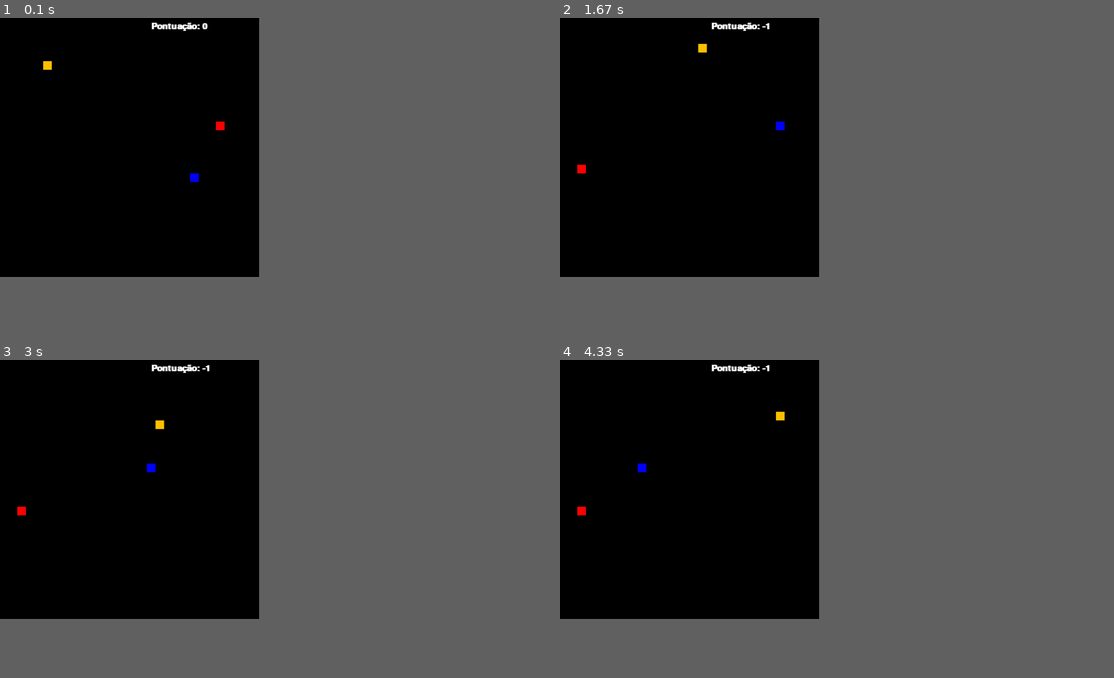
Above: before the commit, frames 1-4 (two rows, left to right).
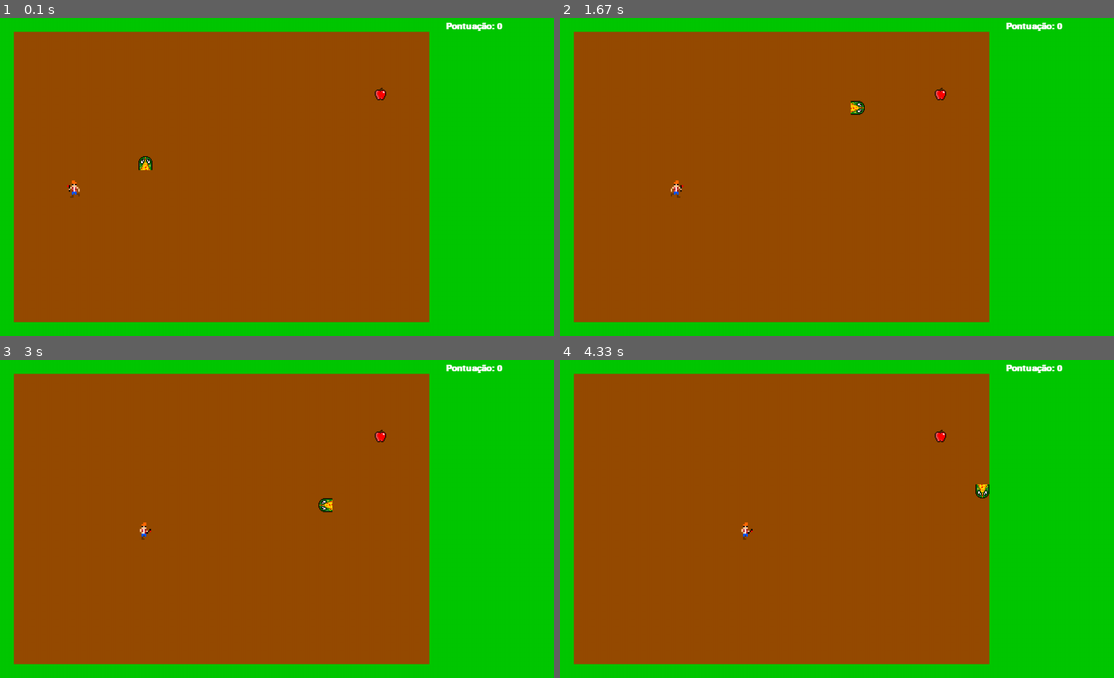
Above: after the commit, the same moments.

Repository: gustavorrocha/Jogo---Pygame
Game: pygame game, started from main.py
The game is run twice, just before and just after one commit, with the same random seed, the same clock (stepped at 60 frames per second) and the same inputs.
Inputs:
- Up to frame 1 (0.1 s): no input
- Up to frame 2 (1.67 s): hold D 0.33-0.8 s; hold W 0.83-1.13 s; hold D 1.17-1.63 s
- Up to frame 3 (3 s): hold S 2.23-2.53 s; hold A 2.57-2.97 s
- Up to frame 4 (4.33 s): hold W 3-3.37 s; hold D 3.4-4.03 s; hold S from 4.07 s (still down)
In our replay, the window is 421x421 before the commit and 900x517 after it. These sizes can differ from the game's own. Grey fills any space a smaller window leaves; there, only what the larger window draws over its background counts as a difference.

The runs differ from the first frame. In frame 1, 66% of the frame differs, in the area x 0-100%, y 0-100%; in frame 2, 66%; in frame 3, 66%; in frame 4, 66%.

Commit message:
Adicione sons e sprites

Diff:
--- a/main.py
+++ b/main.py
@@ -2,90 +2,130 @@
 from pygame.locals import *
 from random import randint
 
+unit_square = 32
+game_screen = (1*unit_square, 1280 - 10*unit_square, 1*unit_square, 736 - 2*unit_square)
+
+def import_image(image_path, dif_size = 0):
+    image_surface = pygame.image.load(image_path)
+    image_right_size = pygame.transform.scale(image_surface, (unit_square + dif_size, unit_square + dif_size))
+    return image_right_size
+
 
 class Snake:
     def __init__(self, screen):
-        self.__screen = screen # Configura a tela em que a cobra aparecerá
-        self.__largura = 20 # Define a largura da cobra
-        self.__altura = 20 # Define a altura da cobra
-        self.x = 100 # Define a coordenada x da cobra
-        self.y = 100 # Define a coordenada y da cobra
-        self.speed = 1/5 # Velocidade da cobra
+        self.screen = screen # Configura a tela em que a cobra aparecerá
+        self.x = 10*unit_square # Define a coordenada x da cobra
+        self.y = 10*unit_square # Define a coordenada y da cobra
+        self.speed = 1/15 # Velocidade da cobra
         self.body_size = 0 # Tamanho do corpo da cobra (excluindo a cabeça)
-        self.__old_coords = [] # Lista com as coordenadas das partes do corpo da cobra
-        self.__direction = "" # Armazena a direção da cobra
-        self.__direction_cache = "" # Caso a direção não possa ser mudada, armazena um cache até que seja possível
+        self.body = [] # Lista com as coordenadas das partes do corpo da cobra
+        self.direction = "" # Armazena a direção da cobra
+        self.direction_cache = "" # Caso a direção não possa ser mudada, armazena um cache até que seja possível
         self.count_frames = 0 # Cria o contador de frames
+        self.head_sprite = import_image("./imgs/snake/cabeca32.png")
+        self.body_sprite = import_image("./imgs/snake/corpo32.png")
+        self.corner_sprite = import_image("./imgs/snake/curva32.png")
+        self.tail_sprite = import_image("./imgs/snake/cauda32.png")
+        self.head = self.head_sprite
+        self.isdeph = False
         self.draw() # Desenha a cobra
-        self.isdeph = False # Define se a cobra está morta
+
+    def rotated_sprite(self, num_body):
+        # Caso a parte do corpo seja a última, utiliza o sprite da cauda
+        if num_body == self.body_size - 1:
+            # Rotaciona a cauda de acordo com a direção que a cobra está "apontando"
+            if self.body[num_body][2] == "up":
+                sprite = self.tail_sprite
+            elif self.body[num_body][2] == "left":
+                sprite = pygame.transform.rotate(self.tail_sprite, 90)
+            elif self.body[num_body][2] == "right":
+                sprite = pygame.transform.rotate(self.tail_sprite, -90)
+            elif self.body[num_body][2] == "down":
+                sprite = pygame.transform.rotate(self.tail_sprite, 180)
+
+        else:
+            try:
+                # Faz a rotação do sprite do corpo de acordo com as direções armazenadas
+                if self.body[num_body][2] in ("up", "down"):
+                    sprite = self.body_sprite
+                elif self.body[num_body][2]  in ("right", "left"):
+                    sprite = pygame.transform.rotate(self.body_sprite, 90)
+
+                # Faz a rotação do sprite da curva do corpo de acordo com as direções armazenadas
+                if (self.body[num_body][2] == "up" and self.body[num_body + 1][2] == "right") or (self.body[num_body][2] == "left" and self.body[num_body + 1][2] == "down"):
+                    sprite = self.corner_sprite
+                elif (self.body[num_body][2] == "down" and self.body[num_body + 1][2] == "right") or (self.body[num_body][2] == "left" and self.body[num_body + 1][2] == "up"):
+                    sprite = pygame.transform.rotate(self.corner_sprite, 90)
+                elif (self.body[num_body][2] == "right" and self.body[num_body + 1][2] == "down") or (self.body[num_body][2] == "up" and self.body[num_body + 1][2] == "left"):
+                    sprite = pygame.transform.rotate(self.corner_sprite, -90)
+                elif (self.body[num_body][2] == "right" and self.body[num_body + 1][2] == "up") or (self.body[num_body][2] == "down" and self.body[num_body + 1][2] == "left"):
+                    sprite = pygame.transform.rotate(self.corner_sprite, 180)
+            except:
+                print(self.body)
+
+        return sprite
 
     def draw(self):
-        pygame.draw.rect(self.__screen, (255,195,0), (self.x, self.y, self.__largura, self.__altura)) # Desenha a cabeça da cobra
-
-        # Desenha as partes do corpo da cobra (necessário consertar para funcionar adequadamente com a mudança de velocidade)
+        self.screen.blit(self.head, (self.x, self.y)) # Desenha a cabeça da cobra
+
+        # Percorre todos as partes do corpo da cobra
         for num_body in range(self.body_size):
-            pygame.draw.rect(self.__screen, (255,195,0), (self.__old_coords[num_body][0], self.__old_coords[num_body][1], self.__largura, self.__altura))
-
-
-    # "Getter" da direção da cobra
-    @property
-    def direction(self):
-        return self.__direction
-
-    # "Setter" para a direção da cobra (só muda em posições múltiplas de 10)
-    @direction.setter
-    def direction(self, direction):
-        if self.x % 20 == 0 and self.y % 20 == 0:
-            self.__direction = direction
+            body_sprite = self.rotated_sprite(num_body) # Sprite rotacionado da parte do corpo em específico
+            self.screen.blit(body_sprite, (self.body[num_body][0], self.body[num_body][1])) # Desenha o sprite encontrado na tela
 
     # Altera a direção caso alguma das teclas "wasd" sejam apertadas
-    def check_direction(self, key):
+    def change_direction(self, key):
         if key == K_w and self.direction != "down":
-            self.__direction_cache = "up"
+            self.direction_cache = "up"
         if key == K_a and self.direction != "right":
-            self.__direction_cache = "left"
+            self.direction_cache = "left"
         if key == K_s and self.direction != "up":
-            self.__direction_cache = "down"
+            self.direction_cache = "down"
         if key == K_d and self.direction != "left":
-            self.__direction_cache = "right"
-        self.direction = self.__direction_cache # Tenta alterar a direção até que seja viável
+            self.direction_cache = "right"
 
     def move(self):
         self.count_frames += 1 # Incrementa o contador de frames
 
         # Remove as coordenadas antigas que não serã usadas
-        while len(self.__old_coords) > self.body_size:
-            self.__old_coords.pop(-1)
-
-        # Utiliza o contador de frames para alterar a velocidade da cobra
-        if self.count_frames % round(1/self.speed) == 0:
-            self.check_direction("") # Tenta mudar a direção, caso ela não tenha sido mudada
-
-            self.__old_coords.insert(0, (self.x, self.y)) # Adiciona as coordenadas antigas da cabeça da cobra, para que seja utilizada no corpo
-
-
-            # Movimentação básica da cobra
-            if self.direction == "left":
-                if self.x == 40 or self.x in [x-20 for x in list(zip(*self.__old_coords))[0]]:
-                    self.isdeph = True
-                else:
-                    self.x -= 20
-            elif self.direction == "right":
-                if self.x == 1220 or  self.x in [x+20 for x in list(zip(*self.__old_coords))[0]]:
-                    self.isdeph = True
-                else:
-                    self.x += 20
-            elif self.direction == "up":
-                if self.y == 60 or self.y in [x-20 for x in list(zip(*self.__old_coords))[1]]:
-                    self.isdeph = True
-                else:
-                    self.y -= 20
-            elif self.direction == "down":
-                if self.y == 640  or self.y in [x+20 for x in list(zip(*self.__old_coords))[0]]:
-                    self.isdeph = True
-                else:
-                    self.y += 20
-
+        while len(self.body) > self.body_size:
+            self.body.pop(-1)
+
+        if self.isdeph == False:
+
+
+            # Utiliza o contador de frames para alterar a velocidade da cobra
+            if self.count_frames % round(1/self.speed) == 0:
+                self.direction = self.direction_cache # Tenta alterar a direção até que seja viável
+
+                self.body.insert(0, (self.x, self.y, self.direction)) # Adiciona as coordenadas antigas da cabeça da cobra, para que seja utilizada no corpo
+
+
+                # Movimentação básica da cobra
+                if self.direction == "left":
+                    if self.x <= game_screen[0] or any(map(lambda t: t[0] == self.x-unit_square and t[1] == self.y, self.body[1:self.body_size])):
+                        self.isdeph = True
+                    else:
+                        self.head = pygame.transform.rotate(self.head_sprite, 90)
+                        self.x -= unit_square
+                elif self.direction == "right":
+                    if self.x >= game_screen[1] or any(map(lambda t: t[0] == self.x and t[1] == self.y, self.body[1:self.body_size])):
+                        self.isdeph = True
+                    else:
+                        self.head = pygame.transform.rotate(self.head_sprite, -90)
+                        self.x += unit_square
+                elif self.direction == "up":
+                    if self.y <= game_screen[2] or any(map(lambda t: t[0] == self.x and t[1] == self.y, self.body[1:self.body_size])):
+                        self.isdeph = True
+                    else:
+                        self.head = self.head_sprite
+                        self.y -= unit_square
+                elif self.direction == "down":
+                    if self.y >= game_screen[3] or any(map(lambda t: t[0] == self.x and t[1] == self.y+unit_square, self.body[1:self.body_size])):
+                        self.isdeph = True
+                    else:
+                        self.head = pygame.transform.rotate(self.head_sprite, 180)
+                        self.y += unit_square
         self.draw() # Redesenha a cobra na sua nova posição
 
     def eat_apple(self):
@@ -96,41 +136,53 @@
     def __init__(self, screen, size):
         self.screen = screen
         resolution = self.screen.get_size() # Armazena a resolução da tela
-        self.size = size
-        self.x = randint(40,resolution[0] - size - 40)//size*size # Randomiza a posição x da maçã
-        self.y = randint(60,resolution[1] - size - 40)//size*size # Randomiza a posição y da maçã
+        self.x = randint(game_screen[0], game_screen[1] - unit_square)//unit_square*unit_square # Randomiza a posição x da maçã (utilizando o tamanho do quadrado)
+        self.y = randint(game_screen[2], game_screen[3] - unit_square)//unit_square*unit_square # Randomiza a posição y da maçã (utilizando o tamanho do quadrado)
+        self.sprite = import_image("./imgs/apple.png") # Sprite da imagem da maçã
         self.draw() # Desenha a maçã
 
     def draw(self):
-        pygame.draw.rect(self.screen, (255,0,0), (self.x, self.y, self.size, self.size)) # Desenha a maçã
+        self.screen.blit(self.sprite, (self.x, self.y)) # Desenha a maçã
 
 class Lumberjack:
     def __init__(self, screen, size):
         self.screen = screen
         resolution = self.screen.get_size() # Armazena a resolução da tela
-        self.size = size
-        self.x = randint(0,resolution[0] - size)//size*size # Randomiza a posição x do lenhador
-        self.y = randint(0,resolution[1] - size)//size*size # Randomiza a posição y do lenhador
+        self.x = randint(game_screen[0],game_screen[1] - unit_square)//unit_square*unit_square # Randomiza a posição x do lenhador (utilizando o tamanho do quadrado)
+        self.y = randint(game_screen[2],game_screen[3] - unit_square)//unit_square*unit_square # Randomiza a posição y do lenhador (utilizando o tamanho do quadrado)
         self.direction = 0 # Armazena a direção do lenhador
+        self.speed = 1/30 # Velocidade do lenhador
         self.count_frames = 0 # Cria o contador de frames
         self.is_smart = randint(0,1) # Randomiza se o lenhador será inteligente (irá atrás das maçãs) ou não
         self.effect = randint(0,1) # Adiciona efeitos para a ingestão do lenhador
-        self.draw() # Desenha a maçã
+        self.sprite1 = import_image("./imgs/lumberjack/lumberjack1.png", unit_square//4) # Primeiro sprite da imagem do lenhador
+        self.sprite2 = import_image("./imgs/lumberjack/lumberjack2.png", unit_square//4) # Segundo sprite da imagem do lenhador
+        self.draw() # Desenha o lenhador
 
     def draw(self):
-        pygame.draw.rect(self.screen, (0,0,255), (self.x, self.y, self.size, self.size)) # Desenha a maçã
+        # Define o sprite do lenhador, metade do tempo no primeiro e metade no segundo
+        if self.count_frames % round(1/self.speed) < round(1/self.speed)/2:
+            sprite = self.sprite1
+        else:
+            sprite = self.sprite2
+
+        # Caso a direção do lenhador seja para esquerda, vira a imagem
+        if self.direction == 0:
+            sprite = pygame.transform.flip(sprite, True, False)
+
+        self.screen.blit(sprite, (self.x - unit_square/4, self.y - unit_square/4)) # Desenha o lenhador
 
     def stay_in_screen(self):
         resolution = self.screen.get_size() # Armazena a resolução da tela
 
         # Não permite que o lenhador ultrapasse os limites da tela
-        if self.x == 0 and self.direction == 0:
+        if self.x <= game_screen[0] and self.direction == 0:
             self.direction = 1
-        elif self.x == resolution[0] - self.size and self.direction == 1:
+        elif self.x >= game_screen[1] - unit_square and self.direction == 1:
             self.direction = 0
-        if self.y == 0 and self.direction == 2:
+        if self.y <= game_screen[2] and self.direction == 2:
             self.direction = 3
-        elif self.y == resolution[1] - self.size and self.direction == 3:
+        elif self.y >= game_screen[3] - unit_square and self.direction == 3:
             self.direction = 2
 
     def follow_target(self, target):
@@ -147,8 +199,8 @@
     def move(self, apple):
         self.count_frames += 1 # Incremeta o contador de frames
 
-        # Utiliza o contador de frames para fazer com que a movimentação do lenhador deja mais lenta
-        if self.count_frames % 10 == 0:
+        # Utiliza o contador de frames para fazer com que a movimentação do lenhador seja mais lenta
+        if self.count_frames % round(1/self.speed) == 0:
 
             if self.is_smart: # Se o lenhador for inteligente, o faz seguir a maçã
                 self.follow_target(apple)
@@ -161,13 +213,13 @@
 
             # Movimentação básica do lenhador
             if self.direction == 0:
-                self.x -= 20
+                self.x -= unit_square
             elif self.direction == 1:
-                self.x += 20
+                self.x += unit_square
             elif self.direction == 2:
-                self.y -= 20
+                self.y -= unit_square
             elif self.direction == 3:
-                self.y += 20
+                self.y += unit_square
 
         self.draw() # Redesenha o lenhador na sua nova posição
 
@@ -175,27 +227,30 @@
     def __init__(self, resolution):
         pygame.init() # Inicia o módulo pygame
         self.screen = pygame.display.set_mode(resolution, pygame.RESIZABLE|pygame.DOUBLEBUF) # Define a resolução do jogo
-        self.screen.fill((0,0,0)) # Preenche o background com a cor preta
+        self.screen.fill((0,200,0)) # Preenche o background com a cor preta
         self.snake = Snake(self.screen) # Cria o objeto COBRA
-        self.apple = Apple(self.screen, 20) # Cria o objeto MAÇÃ
-        self.lumberjack = Lumberjack(self.screen, 20) # Cria o objeto LENHADOR
+        self.apple = Apple(self.screen, unit_square) # Cria o objeto MAÇÃ
+        self.lumberjack = Lumberjack(self.screen, unit_square) # Cria o objeto LENHADOR
         self.font = pygame.font.SysFont("comicsans", 30, True) # Define a fonte dos textos
         self.current_effects = {} # Dicionário com todos os efeitos que estão ocorrendo
         self.fps = 60 # Define o FPS do jogo para 60
         self.score = 0 # Cria um atributo de pontuação
-
-    def apply_effects(self):
-        self.snake.speed = 1/5 # Reseta a velocidade da cobra
+        self.state = "running"
+
+    def apply_effects(self, speed):
+        self.snake.speed = speed # Reseta a velocidade da cobra
 
         # Percorre todos os efeitos atuais
         for effect in self.current_effects:
             # Roda o efeito caso ainda exista duração
             if self.current_effects[effect] > 0:
                 if effect == "faster":
-                    self.snake.speed = 1/3
+                    self.snake.speed = speed*3/2
                 elif effect == "slower":
-                    self.snake.speed = 1/8
+                    self.snake.speed = speed/2
                 self.current_effects[effect] -= 1 # Atualiza a duração do efeito
+
+
 
     def run(self):
         running = True
@@ -203,11 +258,24 @@
 
         while running:
             clock.tick(self.fps)
-            self.screen.fill((0,0,0)) # Preenche a tela com um retângulo preto (para atualizar as posições)
+            if self.state == "pause":
+                for event in pygame.event.get():
+                    if event.type == QUIT: # Sai do jogo caso o jogador o feche
+                        running = False
+
+                    if event.type == KEYDOWN: # Obtém todas as teclas pressionadas
+                        self.snake.change_direction(event.key) # Altera a direção da cobra com os respectivos comandos
+                        if event.key == K_ESCAPE:
+                            self.state = "running"
+                continue
+            self.screen.fill((0,200,0)) # Preenche a tela com um retângulo preto (para atualizar as posições)
+            pygame.draw.rect(self.screen, (150,75,0), (game_screen[0], game_screen[2], game_screen[1], game_screen[3]))
+
+
             resolution = self.screen.get_size() # Armazena a resolução da tela
             self.screen.blit(self.font.render("Pontuação: " + str(self.score), 1, (255,255,255)), (resolution[0] - 250,10)) # Escreve a pontuação na tela
 
-            self.apply_effects()
+            self.apply_effects(1/5)
             self.apple.draw() # Desenha a maça
             self.lumberjack.move(self.apple) # Roda a movimentação do lehador
             self.snake.move() # Roda a função para a cobra se mover
@@ -217,20 +285,27 @@
                     running = False
 
                 if event.type == KEYDOWN: # Obtém todas as teclas pressionadas
-                    self.snake.check_direction(event.key) # Altera a direção da cobra com os respectivos comandos
+                    self.snake.change_direction(event.key) # Altera a direção da cobra com os respectivos comandos
+                    if event.key == K_ESCAPE:
+                        self.state = "pause"
 
             # Condicional da cobra passar pela maçã
             if (self.snake.x,self.snake.y) == (self.apple.x, self.apple.y):
                 del self.apple # Remove a maça
+                pygame.mixer.Sound("./sounds/eating_apple.mp3").play()
                 self.score += 1 # Adiciona 1 à pontuação
                 self.snake.body_size += 1 # Adiciona 1 ao corpo da cobra
-                self.apple = Apple(self.screen, 20) # Cria uma nova maça na tela
+                self.apple = Apple(self.screen, unit_square) # Cria uma nova maça na tela
+                if randint(0,1):
+                    pygame.mixer.Sound("./sounds/appear_apple1.mp3").play()
+                else:
+                    pygame.mixer.Sound("./sounds/appear_apple2.mp3").play()
 
             # Condicional do lenhador passar pela maçã
             if (self.apple.x,self.apple.y) == (self.lumberjack.x, self.lumberjack.y):
                 del self.apple # Remove a maça
                 self.score -= 1 # Remove 1 da pontuação
-                self.apple = Apple(self.screen, 20) # Cria uma nova maça na tela
+                self.apple = Apple(self.screen, unit_square) # Cria uma nova maça na tela
 
             # Condicional da cobra passar pelo lenhador
             if (self.snake.x,self.snake.y) == (self.lumberjack.x, self.lumberjack.y):
@@ -242,13 +317,14 @@
                     self.current_effects["slower"] = 2*self.fps # Deixar a cobra mais rápida
 
                 del self.lumberjack # Remove o lenhador
+                pygame.mixer.Sound("./sounds/eating_lumberjack.mp3").play()
                 self.score += 1 # Adiciona 1 à pontuação
-                self.lumberjack = Lumberjack(self.screen, 20) # Cria um novo lenhador na tela
+                self.lumberjack = Lumberjack(self.screen, unit_square) # Cria um novo lenhador na tela
 
             pygame.display.update() # Atualiza a tela
 
 
 if __name__  == "__main__":
-    RESOLUTION = (600,600) # Resolução do jogo
+    RESOLUTION = (1280,736) # Resolução do jogo
     game = Game(RESOLUTION) # Cria o objeto jogo do tipo GAME
     game.run() # Começa a rodar o jogo
Binary file added: imgs/apple.png
Binary file added: imgs/lumberjack/lumberjack1.png
Binary file added: imgs/lumberjack/lumberjack2.png
Binary file added: imgs/snake/body.png
Binary file added: imgs/snake/cabeca32.png
Binary file added: imgs/snake/cauda32.png
Binary file added: imgs/snake/corner.png
Binary file added: imgs/snake/corpo32.png
Binary file added: imgs/snake/curva32.png
Binary file added: imgs/snake/head.png
Binary file added: imgs/snake/tail.png
Not shown, added: sounds/appear_apple1.mp3
(and 4 more such lines)
